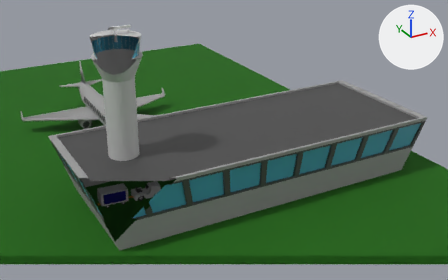
Two versions of the glTF model dist/scene.ff4dff5e.glb, one commit apart.
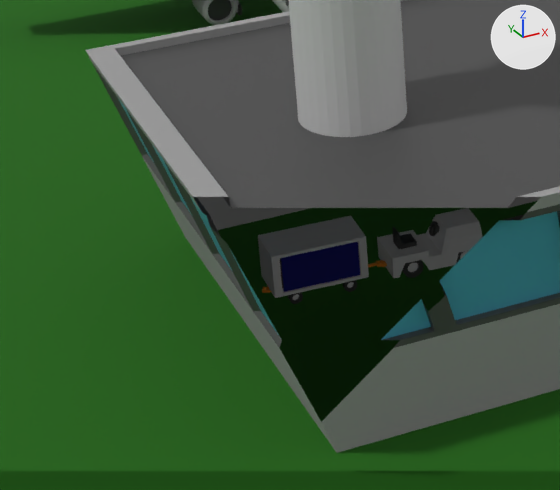
Old and new are each drawn whole from a camera (50 mm lens) standing at (8.02, -0.06, 4.82) and looking at (13.05, 9.09, 0.24) and again close up on the part from 5% to 41% of the width and 44% to 93% of the height. The axes (+X, +Y, +Z) are drawn at upper right. The lights are the same throughout. Everything nearer to the camera than a plane just in front of the edit is cut away. Where no turn or scale is listed for an object, it has been applied to the vertices.

Objects in the first close-up: 'AirportControlTower', 'AirportTerminal', 'AirportTerminal.002', 'BaggageCart', 'BaggageTractor', 'Ground'.
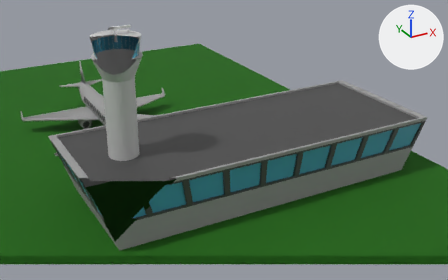
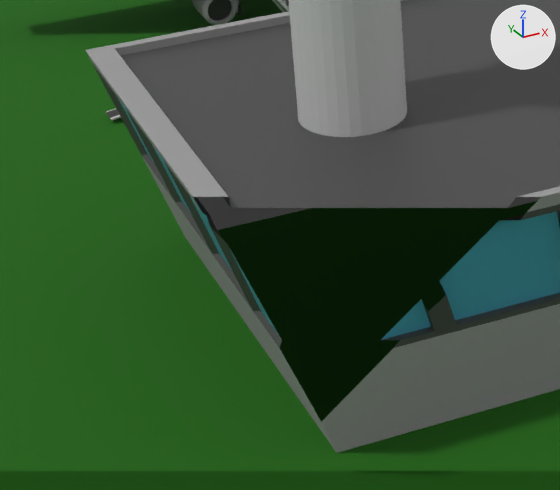
Commit message: Baggage loader

Boxes [x1, y1, x2, y2] around the edits, measured in the close-ups (560 x 490 px):
'BaggageCart', moved, turned (not visible afterwards)
    before: [258, 216, 384, 304]
'BaggageTractor', moved, turned (not visible afterwards)
    before: [377, 208, 482, 278]
'BaggageLoader', added
    after: [106, 108, 121, 120]

The change, as a diff of the scene's bpy script:
```diff
--- a/dist/scene.ff4dff5e.glb.py
+++ b/dist/scene.ff4dff5e.glb.py
@@ me_cube_001 @@
+me_cube_001.from_pydata(...)  # 1060 vertices, 2076 faces; spans x 10.232..11.359, y 10.229..10.366, z 0.052..0.258
+# faces by material slot: [620, 1456]
+me_cube_001.materials.append(mat_controltower)  # light grey #c3c3c3
+me_cube_001.materials.append(mat_jetwalkwheel)  # black #303030
@@ ob_baggagetractor @@
 ob_baggagetractor = bpy.data.objects.new('BaggageTractor', me_cube_009)
-ob_baggagetractor.location = (11.137, 8.106, 0.15)
-ob_baggagetractor.rotation_euler = (0.000808, -0.000139, -1.628)  # degrees (0, 0, -93)
+ob_baggagetractor.location = (13.273, 7.924, -0.358)
+ob_baggagetractor.rotation_euler = (0.000592, 0.00285, -1.323)  # degrees (0, 0.2, -76)
@@ ob_baggagecart @@
 ob_baggagecart = bpy.data.objects.new('BaggageCart', me_cube_012)
-ob_baggagecart.location = (10.846, 8.124, 0.15)
-ob_baggagecart.rotation_euler = (0.000686, -0.000114, -1.623)  # degrees (0, 0, -93)
+ob_baggagecart.location = (13.0, 8.1, 0.152)
+ob_baggagecart.rotation_euler = (0.000897, 0.00289, -1.432)  # degrees (0.1, 0.2, -82)
@@ ob_baggageloader @@
+ob_baggageloader = bpy.data.objects.new('BaggageLoader', me_cube_001)
+ob_baggageloader.location = (0.0, 0.0, 0.0)
```
